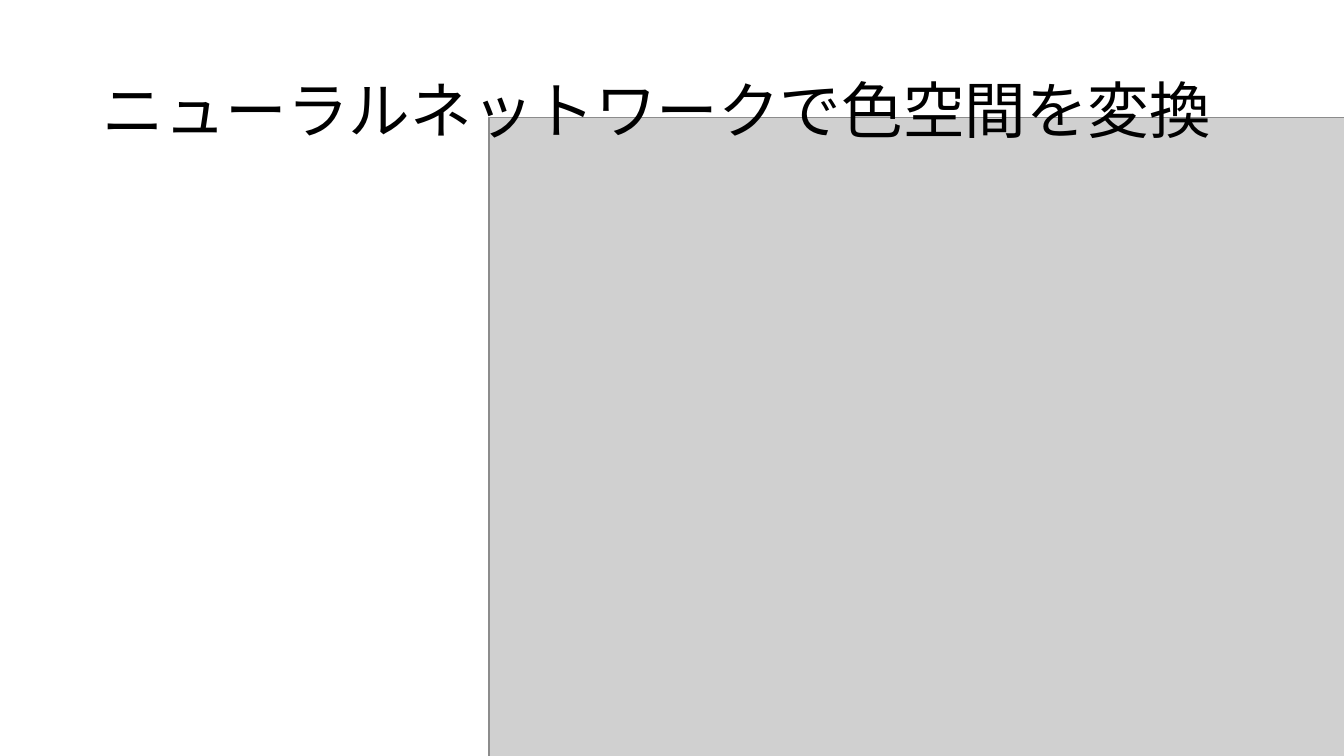
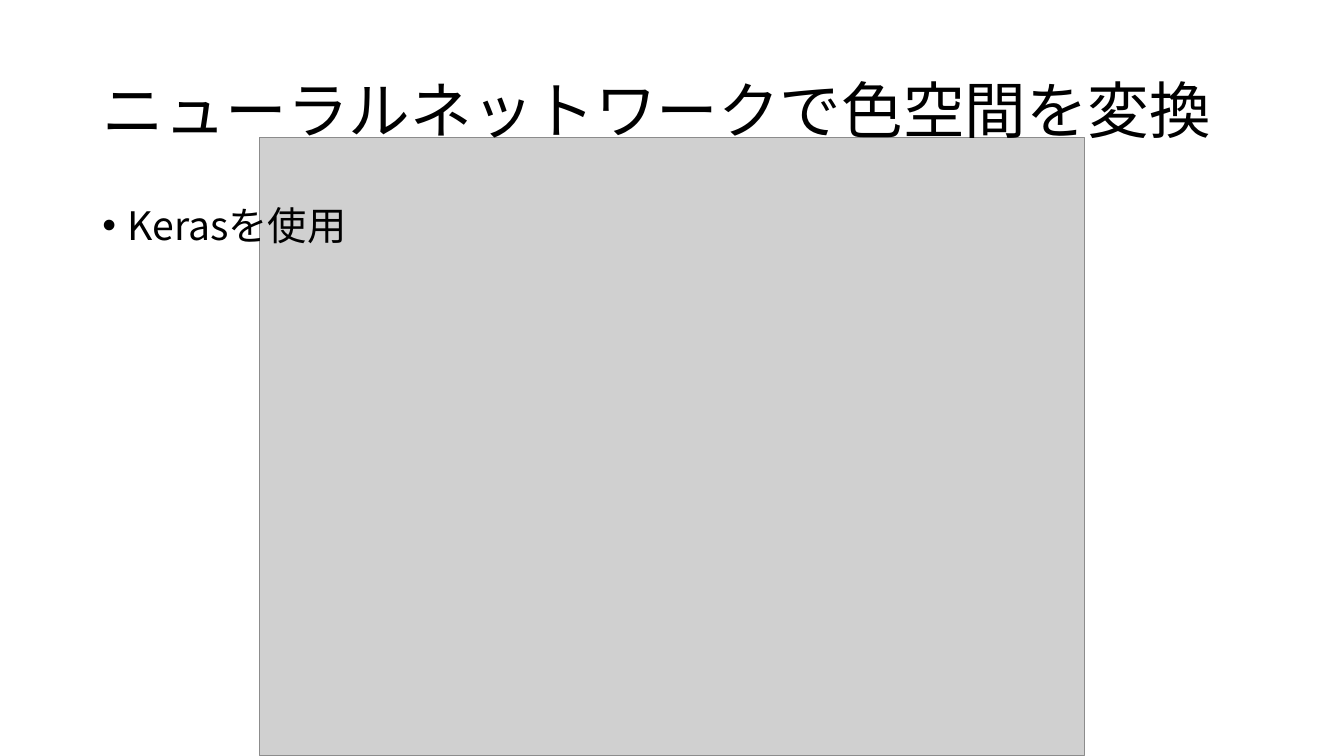
Before and after one commit to amo-yotakenoko/color-suggester, a slide deck: slide 3 of slide.pptx. Drawn at 1344x756 pixels with LibreOffice and Linux fonts; fonts in the diff are those of the drawing; grey boxes stand for pictures. Boxes give left, top, right and bottom in pixels: in the first picture for what was removed or moved away, otherwise in the second. Text is boxed around its words. In the diff, an @@ line names an element or a change of style, - is before the commit and + after.

```diff
--- a/slide.pptx
+++ b/slide.pptx
@@ picture: place and size @@
-picture at [489,118,1344,756]
+picture at [259,137,1084,756]
@@ text added at [128,200,347,251], 28 pt, text #000000 @@
+• Kerasを使用
```
Also in this commit, not shown: 1 other slide changed, 1 slide added, 1 slide removed, 6 other files.
